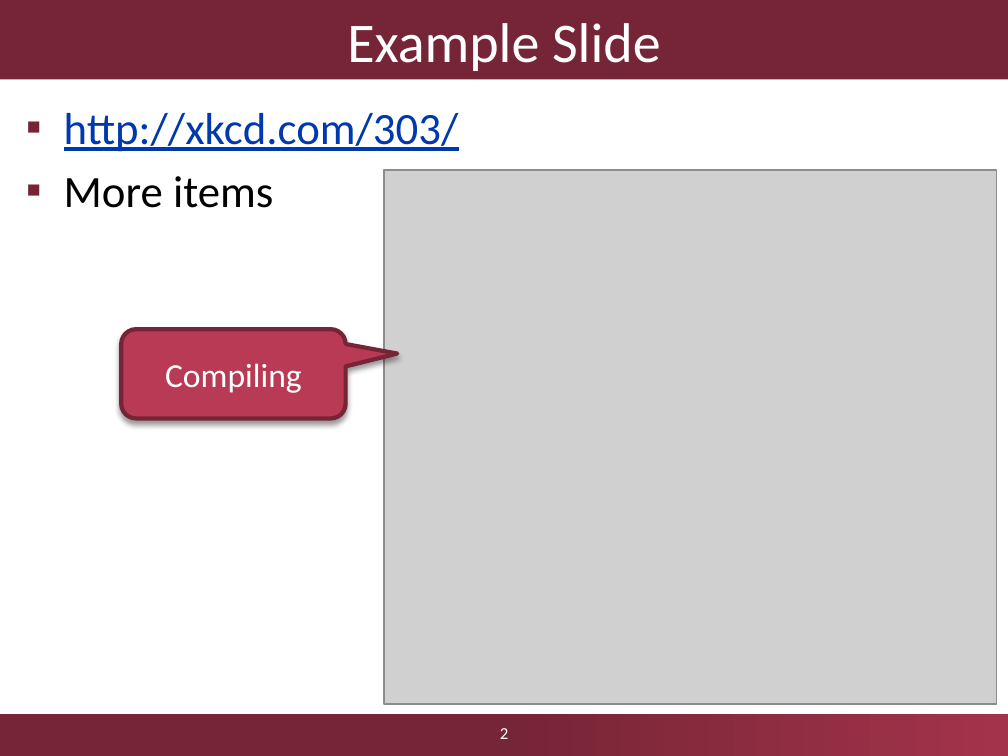
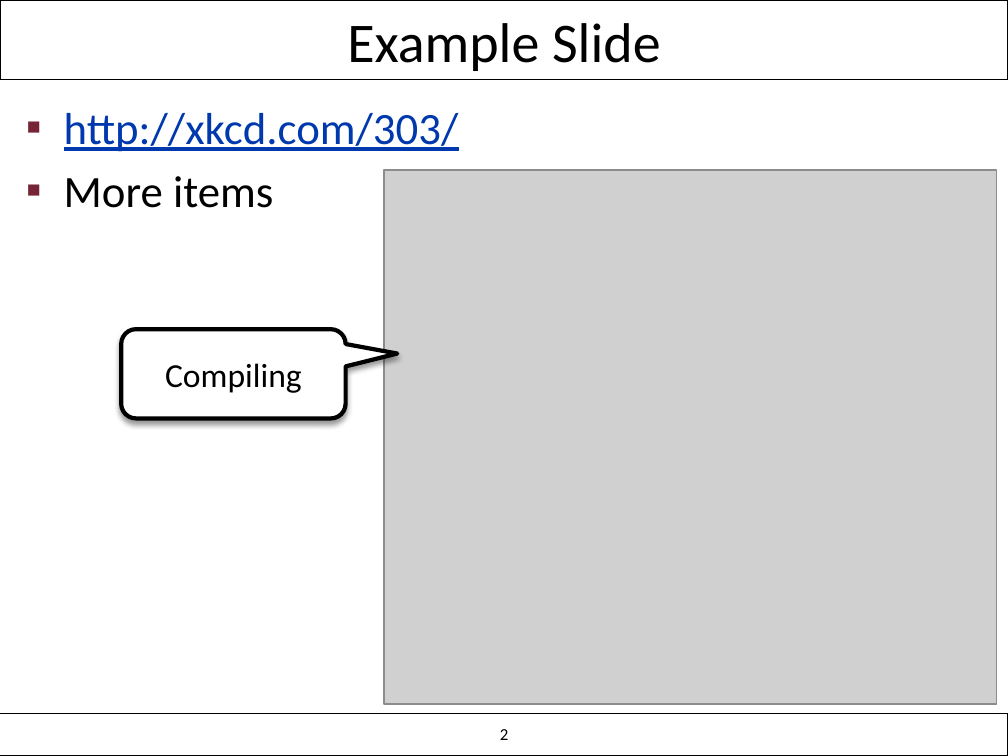
Before and after one commit to ftsrg/templates, a slide deck: slide 2 of templates/ftsrg-presentation.pptx. Drawn at 1008x756 pixels with LibreOffice and Linux fonts; fonts in the diff are those of the drawing; grey boxes stand for pictures; background and template pictures are left out. Boxes give left, top, right and bottom in pixels: in the first picture for what was removed or moved away, otherwise in the second. Text is boxed around its words. In the diff, an @@ line names an element or a change of style, - is before the commit and + after.

```diff
--- a/templates/ftsrg-presentation.pptx
+++ b/templates/ftsrg-presentation.pptx
@@ title "Example Slide" at (0, 0, 1008, 80): text colour #FFFFFF to #000000; fill #762536 to none; outline none to #000000 0.75 pt @@
@@ rounded speech box "Compiling" at (121, 330, 346, 419): text colour #FFFFFF to #000000; fill #B83A55 to #FFFFFF; outline #762536 3 pt to #000000 3 pt @@
@@ rectangle at (0, 714, 1008, 756): fill gradient #762536 to #A3334B to none; outline none to #000000 0.75 pt @@
@@ page number at (500, 729, 508, 740): text colour #FFFFFF to #000000 @@
```
Also in this commit, not shown: 2 other slides changed.
